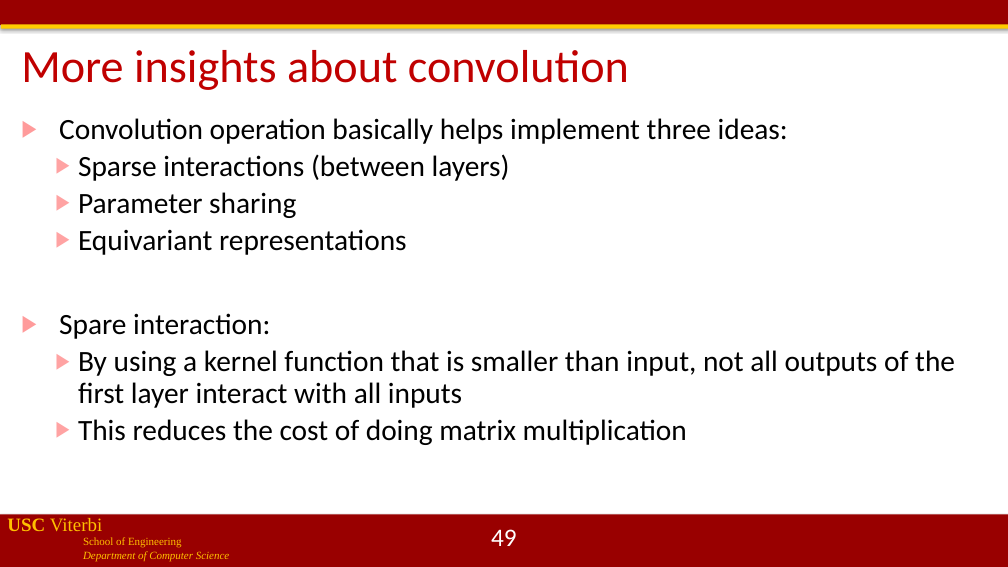
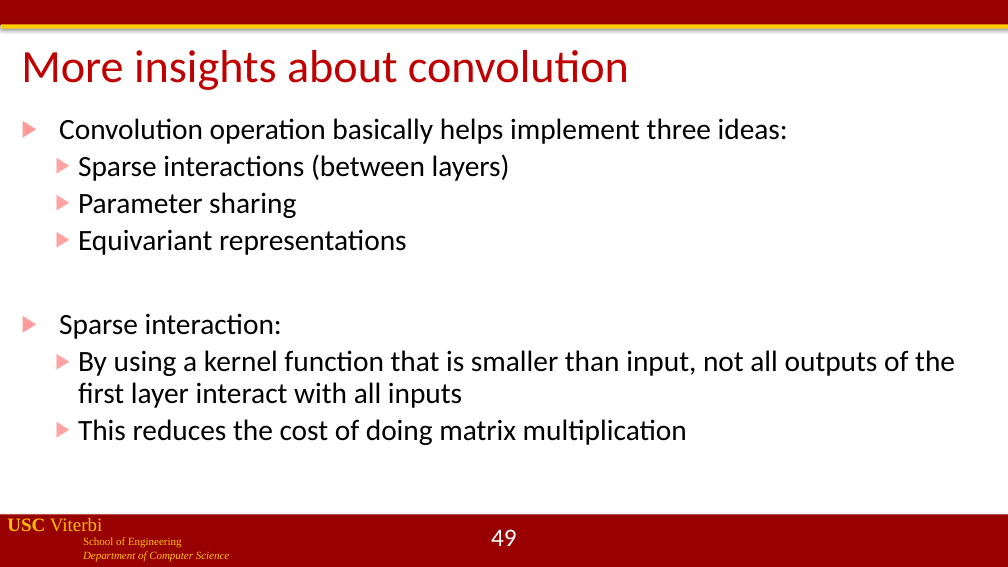
Before and after one commit to jdeshmukh/jdeshmukh.github.io, a slide deck: slide 49 of teaching/cs513-autocps-fall-2020/lecture11-SensingPerception.pptx. Drawn at 1008x567 pixels with LibreOffice and Linux fonts; fonts in the diff are those of the drawing; background and template pictures are left out. Boxes give left, top, right and bottom in pixels: in the first picture for what was removed or moved away, otherwise in the second. Text is boxed around its words. In the diff, an @@ line names an element or a change of style, - is before the commit and + after.

```diff
--- a/teaching/cs513-autocps-fall-2020/lecture11-SensingPerception.pptx
+++ b/teaching/cs513-autocps-fall-2020/lecture11-SensingPerception.pptx
@@ text at (59,313,282,339): text changed @@
-▶ Spare interaction:
+▶ Sparse interaction:
```
Also in this commit, not shown: 7 other slides changed.
